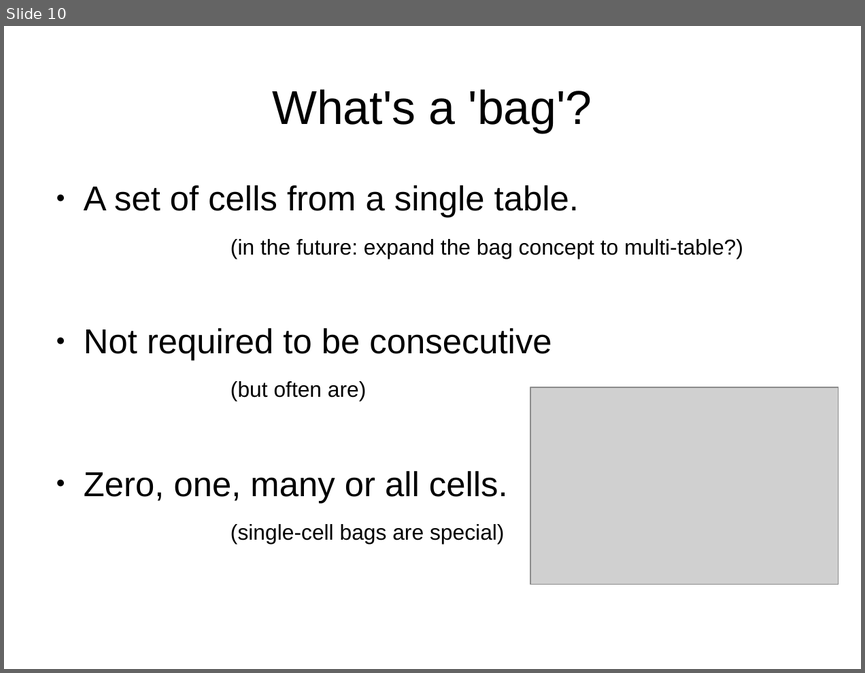
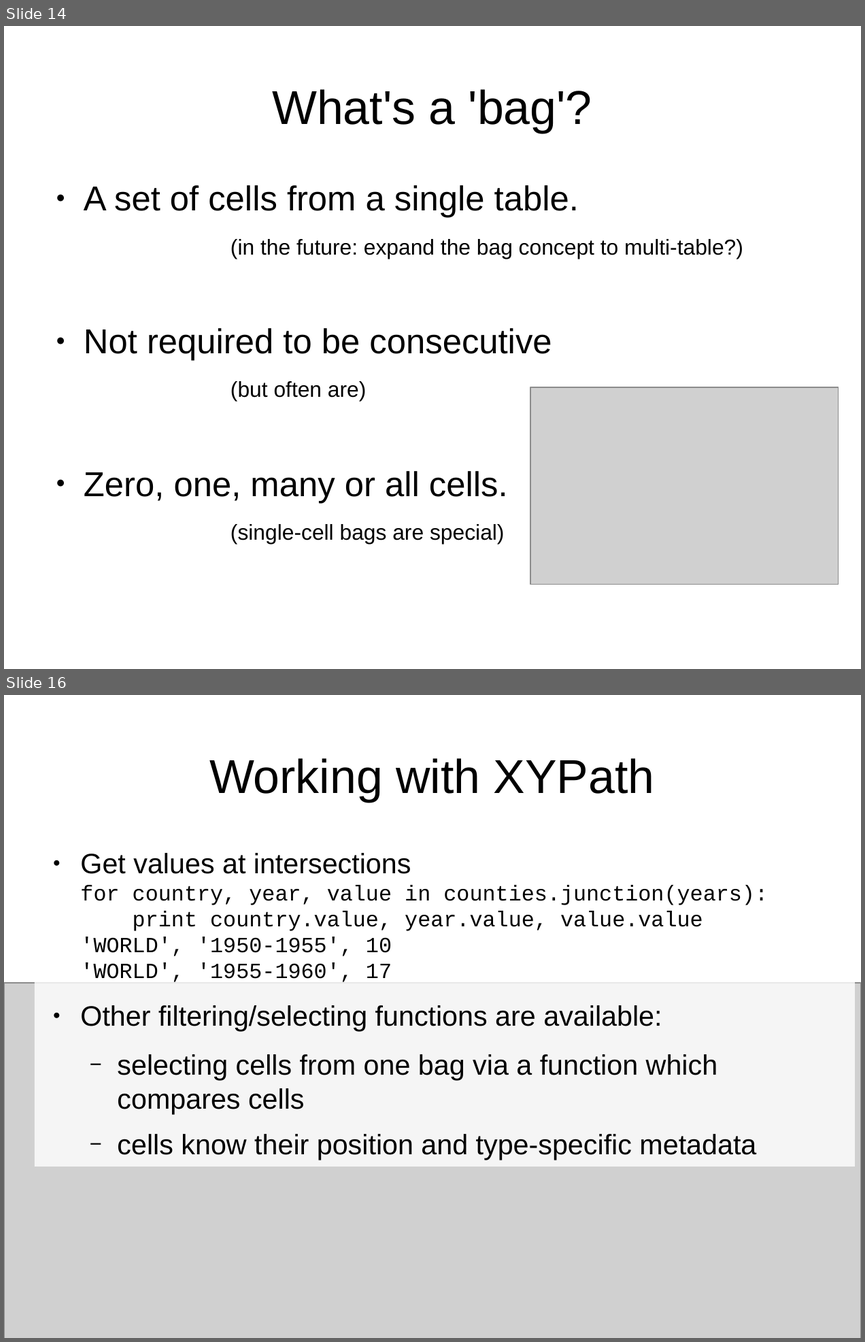
Before and after one commit to sensiblecodeio/xypath, a slide deck: presentation.odp. Shown one above the other, each under a label of ours: slide 10 before the commit, slides 14 and 16 after it; the slides between them are not shown. The pictures are 865x673 and 865x1342 pixels, drawn with LibreOffice and Linux fonts; fonts in the diff are those of the drawing; grey boxes stand for pictures. Boxes give left, top, right and bottom in pixels: in the first picture for what was removed or moved away, otherwise in the second. Text is boxed around its words. In the diff, an @@ line names an element or a change of style, - is before the commit and + after.

```diff
--- a/presentation.odp
+++ b/presentation.odp
@@ slide 16 added at bbox=[4, 695, 861, 1338], background #FFFFFF @@
@@ title added at bbox=[209, 758, 655, 802], 44 pt, text #000000 @@
+Working with XYPath
@@ text added at bbox=[80, 853, 768, 1160], 26 pt, text #000000 @@
+● Get values at intersections
+  for country, year, value in counties.junction(years):
+  print country.value, year.value, value.value
+  'WORLD', '1950-1955', 10
+  'WORLD', '1955-1960', 17
+● Other filtering/selecting functions are available:
+  − selecting cells from one bag via a function which compares cells
+  − cells know their position and type-specific metadata
@@ rectangle added at bbox=[35, 928, 855, 1166], fill #FFFFFF at 80% opacity @@
@@ picture added at bbox=[4, 983, 861, 1338] @@
@@ what was slide 10 is now slide 14 @@
```
Also in this commit, not shown: 11 slides changed, 6 other slides added, 2 slides removed.
